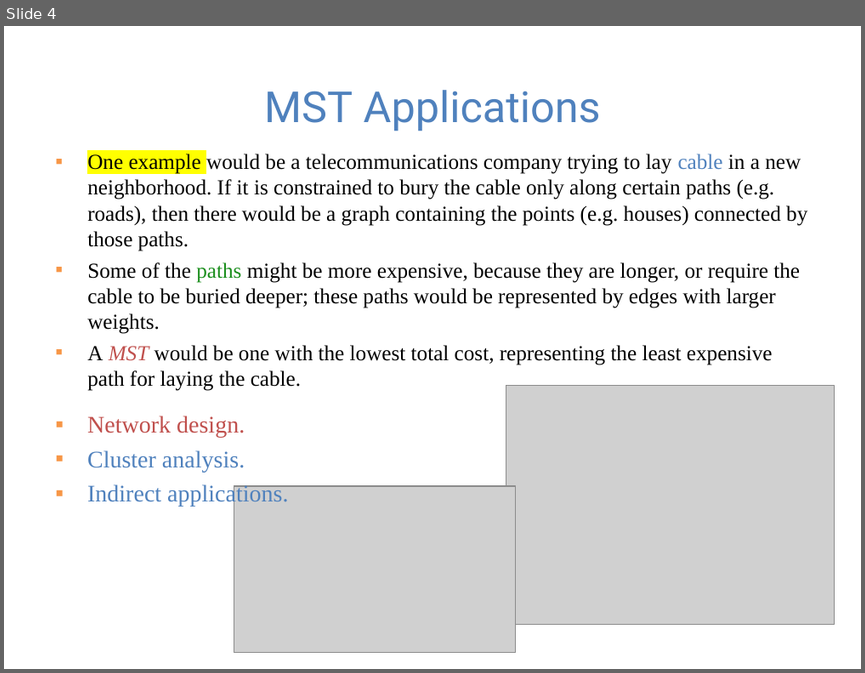
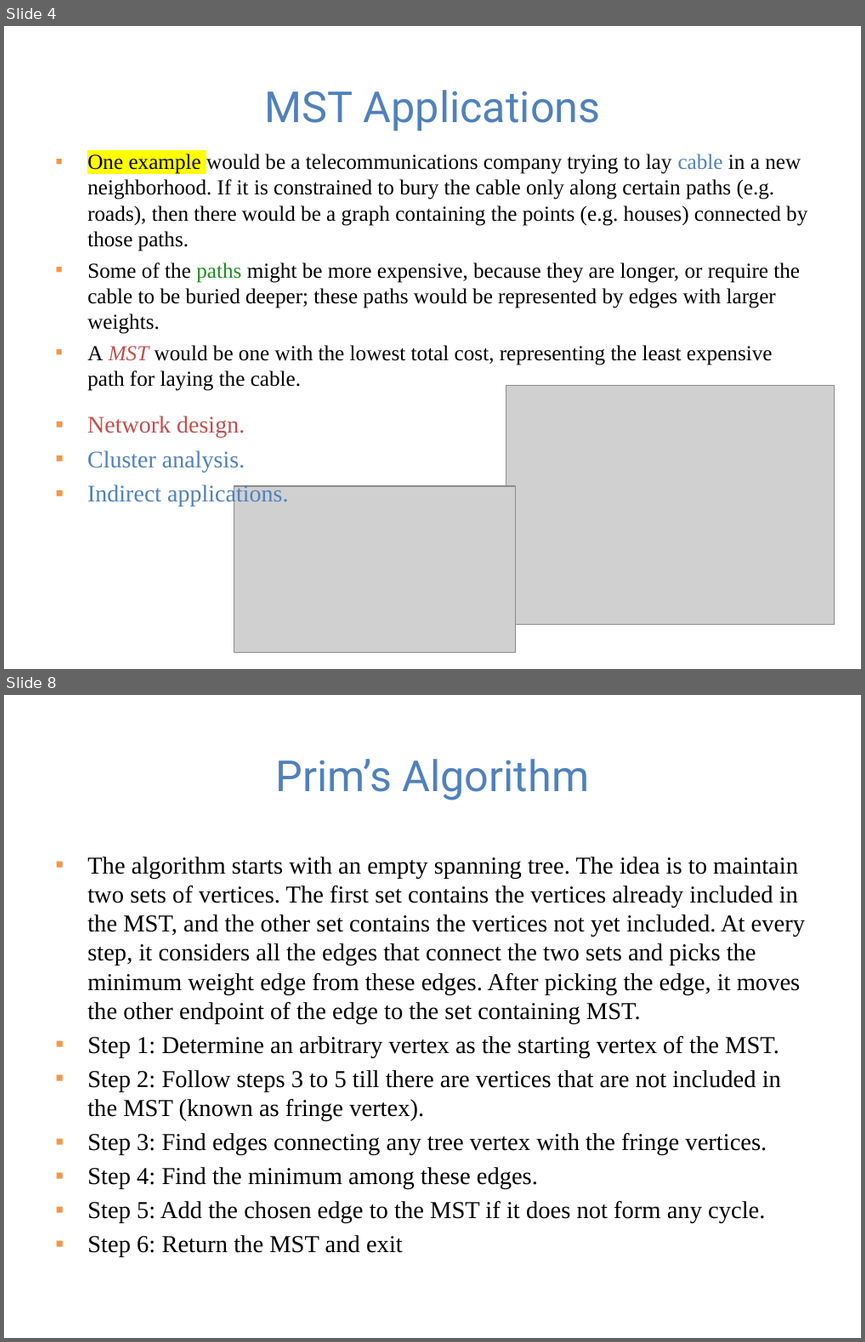
Before and after one commit to guhofstra/CSC111Fa25, a slide deck: PPTs/Lecture 12-minimum spanning trees.pptx. Shown one above the other, each under a label of ours: slide 4 before the commit, slides 4 and 8 after it; the slides between them are not shown. The pictures are 865x673 and 865x1342 pixels, drawn with LibreOffice and Linux fonts; fonts in the diff are those of the drawing; grey boxes stand for pictures. Boxes give left, top, right and bottom in pixels: in the first picture for what was removed or moved away, otherwise in the second. Text is boxed around its words. In the diff, an @@ line names an element or a change of style, - is before the commit and + after.

```diff
--- a/PPTs/Lecture 12-minimum spanning trees.pptx
+++ b/PPTs/Lecture 12-minimum spanning trees.pptx
@@ slide 8 added at bbox=[4, 695, 861, 1338], background #FFFFFF @@
@@ title added at bbox=[275, 759, 590, 800], 36 pt, text #4F81BD @@
+Prim’s Algorithm
@@ text added at bbox=[87, 857, 805, 1257], 20.4 pt, text #000000 @@
+▪ The algorithm starts with an empty spanning tree. The idea is to maintain two sets of vertices. The first set contains the vertices already included in the MST, and the other set contains the vertices not yet included. At every step, it considers all the edges that connect the two sets and picks the minimum weight edge from these edges. After picking the edge, it moves the other endpoint of the edge to the set containing MST.
+▪ Step 1: Determine an arbitrary vertex as the starting vertex of the MST.
+▪ Step 2: Follow steps 3 to 5 till there are vertices that are not included in the MST (known as fringe vertex).
+▪ Step 3: Find edges connecting any tree vertex with the fringe vertices.
+▪ Step 4: Find the minimum among these edges.
+▪ Step 5: Add the chosen edge to the MST if it does not form any cycle.
+▪ Step 6: Return the MST and exit
```
Also in this commit, not shown: 4 slides changed, 15 other slides added, 3 other files.
